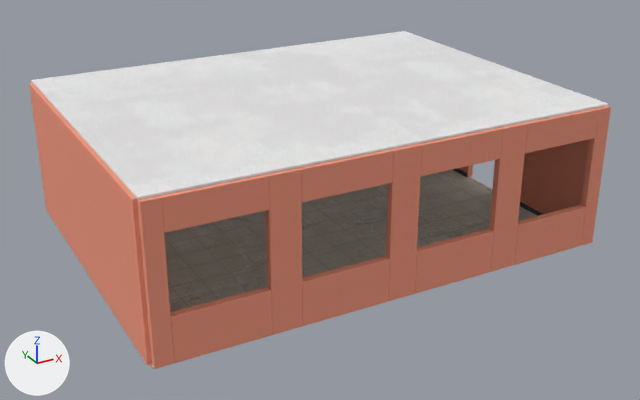
Two versions of the Blender file assets/blender/classroom/cl-floor-walls.blend, one commit apart.
Before and after are seen from a 50 mm camera at (-8.36, -15.72, 8.38) aimed at (0.06, -0.42, 0.73). The lights are fixed; the arrows at lower left show +X, +Y and +Z. The first picture is the older version.

In view in the first picture: 'cl-floor-walls_ceiling', 'cl-floor-walls_floor', 'cl-floor-walls_wall_east_south', 'cl-floor-walls_wall_s_lintel1', 'cl-floor-walls_wall_s_pier1', 'cl-floor-walls_wall_s_pier2', 'cl-floor-walls_wall_s_pier3', 'cl-floor-walls_wall_s_pier4', 'cl-floor-walls_wall_s_sill1', 'cl-floor-walls_wall_s_sill2', 'cl-floor-walls_wall_s_sill3', 'cl-floor-walls_wall_west' and 17 more.
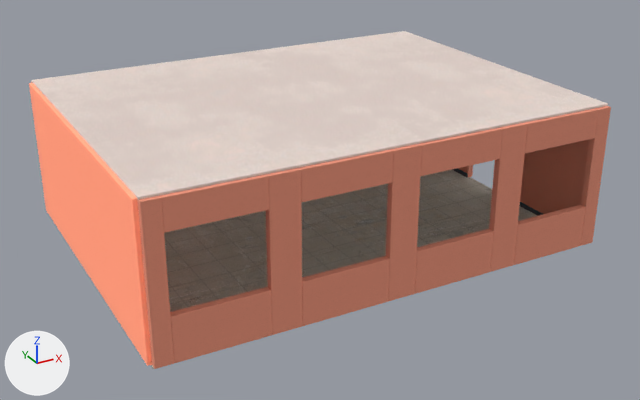
Edits to the scene script, one JSON object a line:
```json
{"op": "add", "block": "mat_cl_floor_walls_ceiling", "code": "n8 = _N.new('ShaderNodeMix'); n8.name = 'Mix'"}
{"op": "add", "block": "mat_cl_floor_walls_ceiling", "code": "n8.data_type = 'RGBA'"}
{"op": "add", "block": "mat_cl_floor_walls_ceiling", "code": "n8.blend_type = 'MULTIPLY'"}
{"op": "add", "block": "mat_cl_floor_walls_ceiling", "code": "n8.inputs[0].default_value = 1.0  # 'Factor'"}
{"op": "add", "block": "mat_cl_floor_walls_ceiling", "code": "n8.inputs[7].default_value = (1.0, 0.85, 0.78, 1.0)  # 'B', pale pink #ffede5"}
{"block": "mat_cl_floor_walls_ceiling", "where": "n4 = _N.new('ShaderNodeTexImage'); n4.name = 'Image Texture'"}
{"block": "mat_cl_floor_walls_ceiling", "where": "n0 = _N.new('ShaderNodeBsdfPrincipled'); n0.name = 'Principled BSDF'"}
{"op": "remove", "block": "mat_cl_floor_walls_ceiling", "code": "_L.new(n4.outputs[0], n0.inputs[0])  # 'Color' to 'Base Color'"}
{"op": "add", "block": "mat_cl_floor_walls_ceiling", "code": "_L.new(n4.outputs[0], n8.inputs[6])  # 'Color' to 'A'"}
{"op": "add", "block": "mat_cl_floor_walls_ceiling", "code": "_L.new(n8.outputs[2], n0.inputs[0])  # 'Result' to 'Base Color'"}
{"op": "add", "block": "mat_cl_floor_walls_wall_back", "code": ["mat_cl_floor_walls_wall_back = bpy.data.materials.new('cl-floor-walls_wall_back')", "# colours: beige #ffceb3", "# uses the picture img_white_stucco__f3e9d2_jpg", "# uses the picture img_white_stucco_nor_gl_1k_jpg", "# uses the picture img_white_stucco_rough_1k_jpg"]}
{"block": "me_cube_055", "where": "me_cube_055.from_pydata(...)  # 8 vertices, 6 faces; spans x -0.08..0.08, y -3.56..3.56, z -1.5..1.5"}
{"op": "remove", "block": "me_cube_055", "code": "me_cube_055.materials.append(mat_cl_floor_walls_wall)"}
{"op": "add", "block": "me_cube_055", "code": "me_cube_055.materials.append(mat_cl_floor_walls_wall_back)"}
```

Boxes (x1, y1, x2, y2) around the edits, measured in the pictures (640 x 400 px):
```json
{"object": "cl-floor-walls_ceiling", "change": "recoloured", "before": [32, 31, 608, 200], "after": [32, 31, 608, 200]}
{"object": "cl-floor-walls_wall_west", "change": "recoloured", "before": [29, 83, 152, 366], "after": [29, 83, 152, 366]}
```
